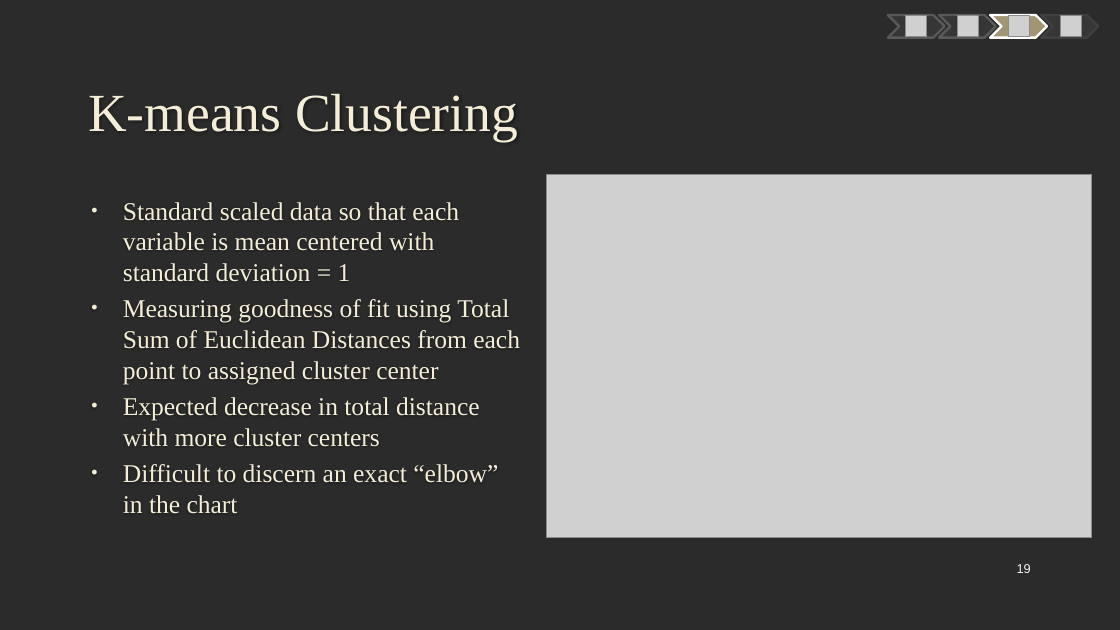
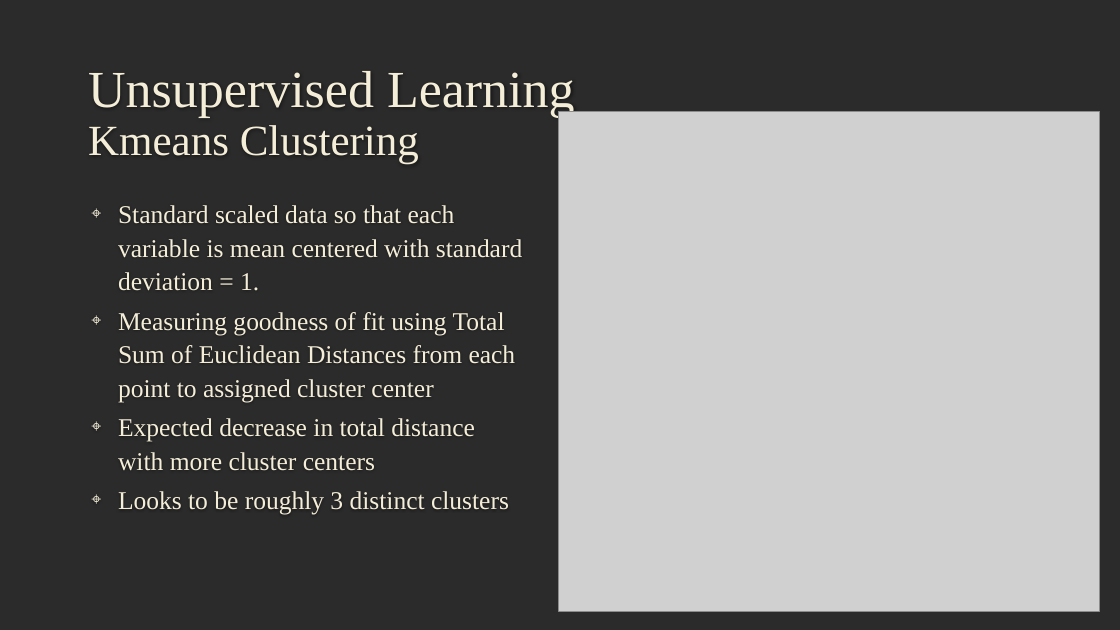
Before and after one commit to mczerwin/MTB-Categorization-Analysis, a slide deck: slide 16 of Reports/MTB Data Analysis Presentation.pptx (slide 19 before the commit). Drawn at 1120x630 pixels with LibreOffice and Linux fonts; fonts in the diff are those of the drawing; grey boxes stand for pictures; background and template pictures are left out; a plain dark background stands for a picture behind light text. Boxes give left, top, right and bottom in pixels: in the first picture for what was removed or moved away, otherwise in the second. Text is boxed around its words. In the diff, an @@ line names an element or a change of style, - is before the commit and + after.

Commit message:
updating deck

```diff
--- a/Reports/MTB Data Analysis Presentation.pptx
+++ b/Reports/MTB Data Analysis Presentation.pptx
@@ freeform shape removed at [888, 15, 945, 38] @@
@@ picture removed at [906, 16, 927, 37] @@
@@ freeform shape removed at [939, 15, 996, 38] @@
@@ picture removed at [958, 16, 979, 37] @@
@@ freeform shape removed at [991, 15, 1048, 38] @@
@@ picture removed at [1009, 16, 1030, 37] @@
@@ freeform shape removed at [1042, 15, 1099, 38] @@
@@ picture removed at [1060, 16, 1081, 37] @@
@@ title at [88, 71, 575, 164]: text changed; size 46 to 44.6 pt @@
-K-means Clustering
+Unsupervised Learning
+Kmeans Clustering
@@ picture: place and size @@
-picture at [546, 174, 1091, 537]
+picture at [559, 111, 1099, 612]
@@ text at [118, 205, 522, 291]: text changed @@
-• Standard scaled data so that each variable is mean centered with standard deviation = 1
+⌖ Standard scaled data so that each variable is mean centered with standard deviation = 1.
@@ text at [118, 312, 516, 471]: bullet • to ⌖; line spacing 1 to 1.1 @@
@@ text at [118, 491, 509, 515]: text changed @@
-• Difficult to discern an exact “elbow” in the chart
+⌖ Looks to be roughly 3 distinct clusters
@@ page number removed at [1017, 564, 1031, 573] @@
-19
```
Also in this commit, not shown: 17 other slides changed, 5 slides added, 5 slides removed.
